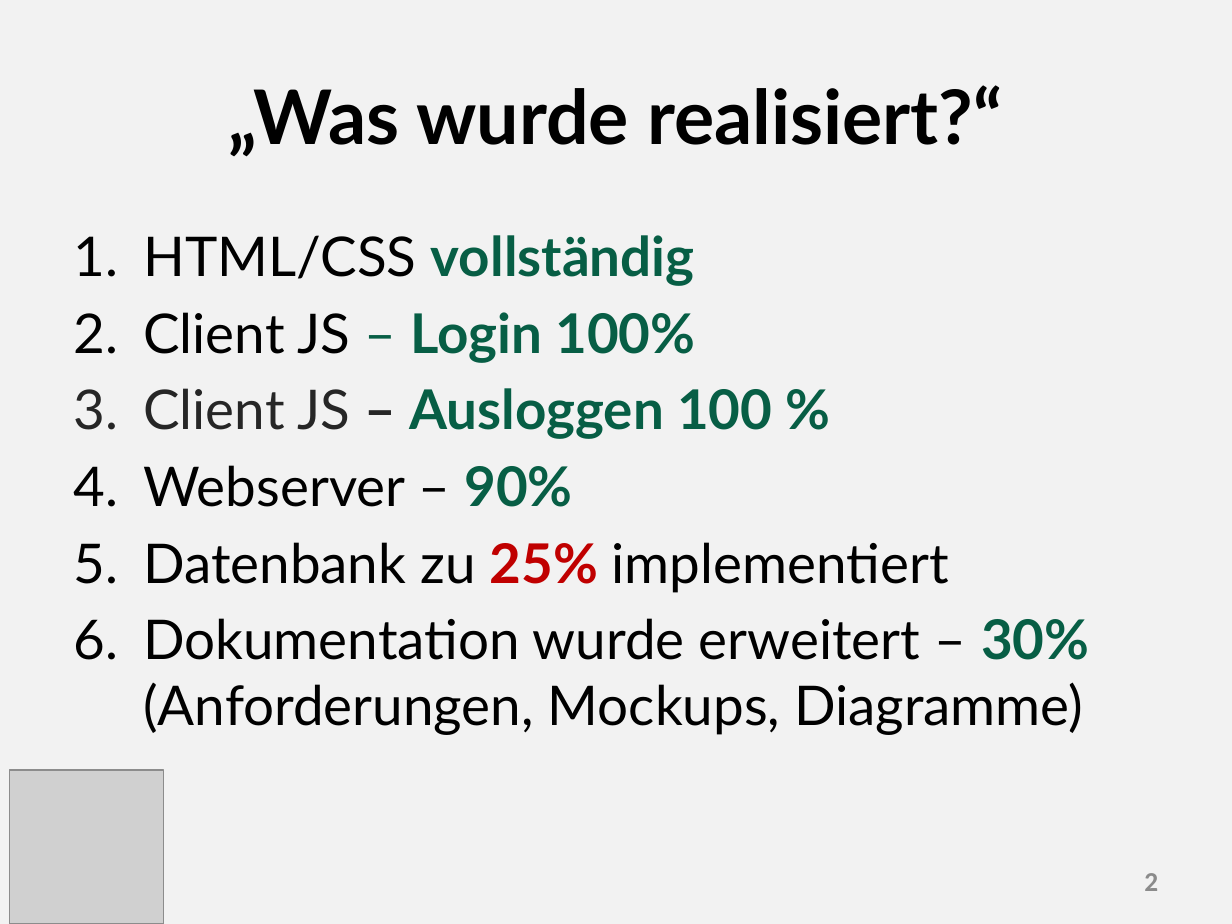
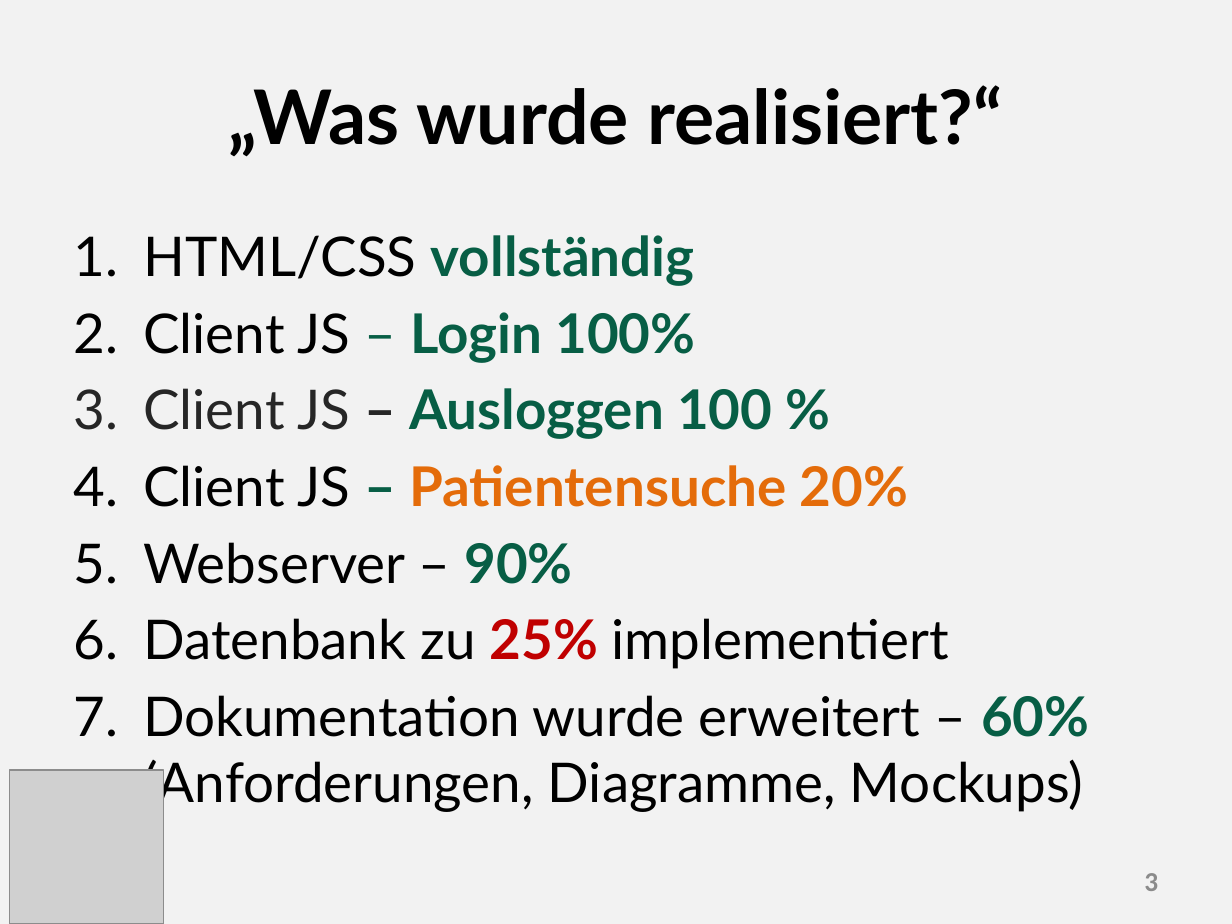
Before and after one commit to valeriapag/E-Mood-Tracker, a slide deck: slide 3 of Doku/Präsentation.pptx (slide 2 before the commit). Drawn at 1232x924 pixels with LibreOffice and Linux fonts; fonts in the diff are those of the drawing; grey boxes stand for pictures. Boxes give left, top, right and bottom in pixels: in the first picture for what was removed or moved away, otherwise in the second. Text is boxed around its words. In the diff, an @@ line names an element or a change of style, - is before the commit and + after.

Commit message:
Präsentation, Dokumentation und Projektstatus erweitert

```diff
--- a/Doku/Präsentation.pptx
+++ b/Doku/Präsentation.pptx
@@ text at [143,465,908,507]: paragraph added @@
+4. Client JS – Patientensuche 20%
@@ text at [143,695,1089,812]: text changed @@
-6. Dokumentation wurde erweitert – 30% (Anforderungen, Mockups, Diagramme)
+7. Dokumentation wurde erweitert – 60% (Anforderungen, Diagramme, Mockups)
@@ page number at [1144,873,1158,891]: text changed @@
-2
+3
```
Also in this commit, not shown: 2 other slides changed, 1 slide added, 2 other files.
